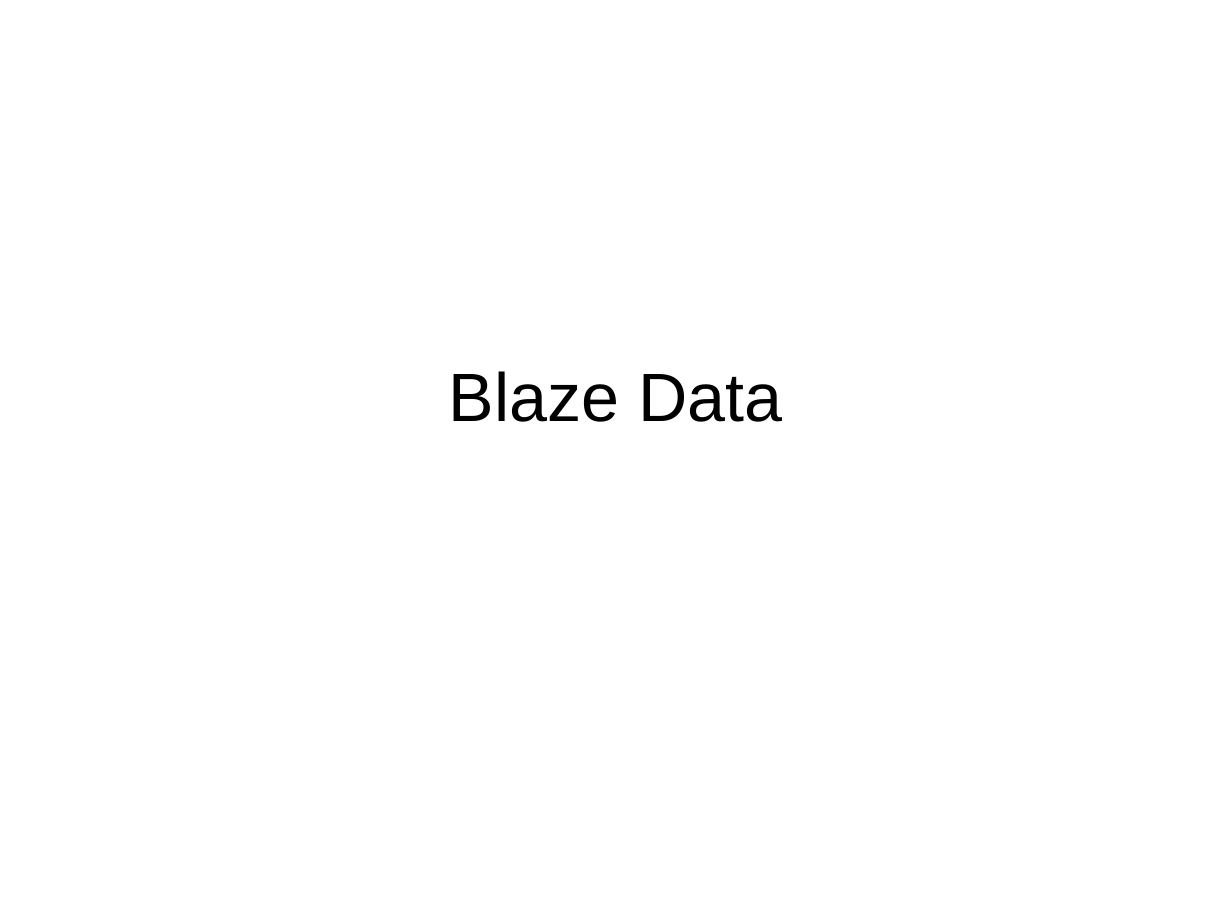
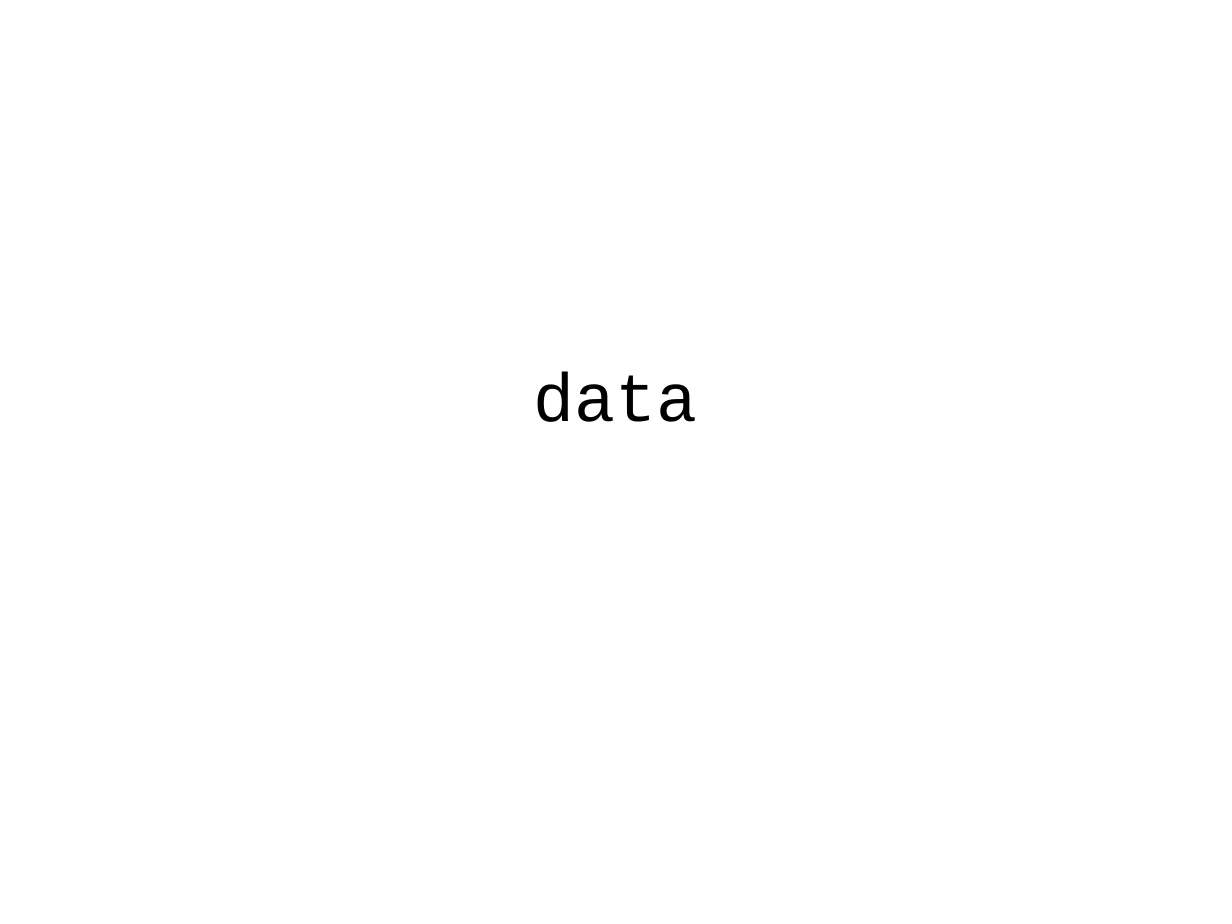
Before and after one commit to mrocklin/blaze-scipy-2014, a slide deck: slide 16 of SciPy2014Blaze.odp. Drawn at 1232x924 pixels with LibreOffice and Linux fonts; fonts in the diff are those of the drawing; background and template pictures are left out. Boxes give left, top, right and bottom in pixels: in the first picture for what was removed or moved away, otherwise in the second. Text is boxed around its words. In the diff, an @@ line names an element or a change of style, - is before the commit and + after.

```diff
--- a/SciPy2014Blaze.odp
+++ b/SciPy2014Blaze.odp
@@ subtitle at (x1=534, y1=372, x2=698, y2=422): text changed; font Arial to Courier New @@
-Blaze Data
+data
```
Also in this commit, not shown: 3 other slides changed, 4 slides added, 5 slides removed.
